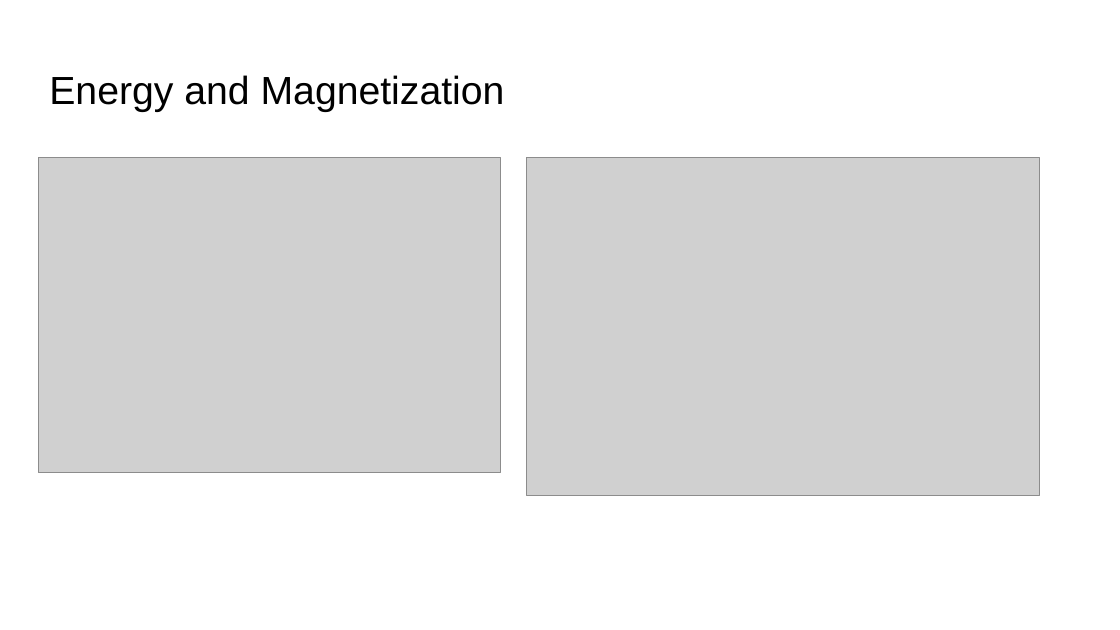
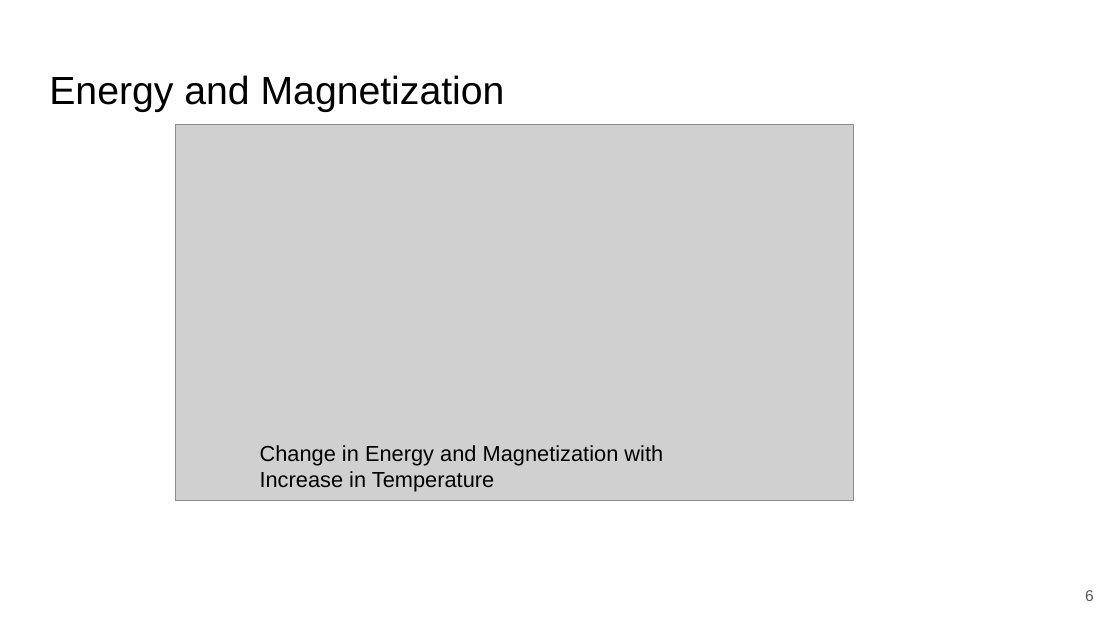
Before and after one commit to DipeshPoudel/MDS-607-MonteCarloMethods, a slide deck: slide 6 of ising_model/MDSDipeshPoudel10/2DIsingModel.pptx. Drawn at 1120x630 pixels with LibreOffice and Linux fonts; fonts in the diff are those of the drawing; grey boxes stand for pictures. Boxes give left, top, right and bottom in pixels: in the first picture for what was removed or moved away, otherwise in the second. Text is boxed around its words. In the diff, an @@ line names an element or a change of style, - is before the commit and + after.

```diff
--- a/ising_model/MDSDipeshPoudel10/2DIsingModel.pptx
+++ b/ising_model/MDSDipeshPoudel10/2DIsingModel.pptx
@@ picture added at bbox=[176, 124, 853, 501] @@
@@ picture removed at bbox=[38, 157, 501, 473] @@
@@ picture removed at bbox=[526, 157, 1038, 495] @@
@@ text added at bbox=[260, 445, 663, 492], 14 pt, text #000000 @@
+Change in Energy and Magnetization with Increase in Temperature
@@ page number added at bbox=[1085, 590, 1094, 601], 10 pt, text #595959 @@
+6
```
Also in this commit, not shown: 6 other slides changed, 7 slides added, 2 slides removed, 12 other files.
